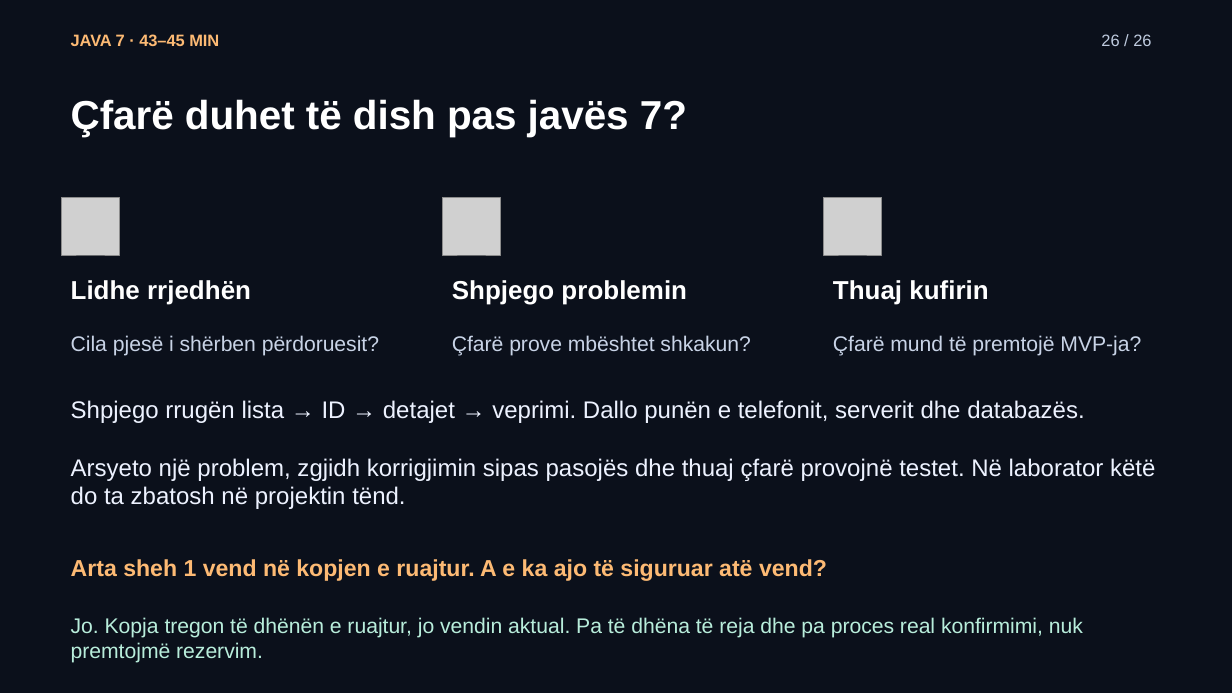
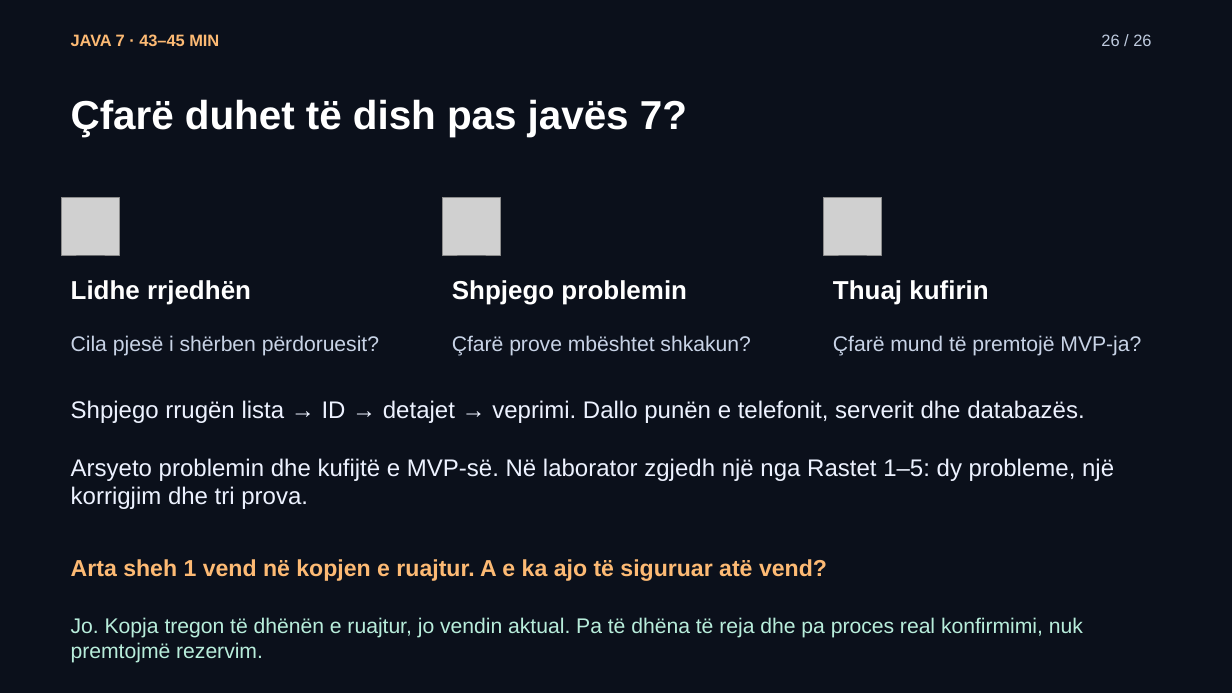
Before and after one commit to arbenl/arbenl.github.io, a slide deck: slide 26 of lendet/2026-2027/mobile/lectures/ligjerata-07-kontrolli-mvp-rideshare-2026.pptx. Drawn at 1232x693 pixels with LibreOffice and Linux fonts; fonts in the diff are those of the drawing; grey boxes stand for pictures. Boxes give left, top, right and bottom in pixels: in the first picture for what was removed or moved away, otherwise in the second. Text is boxed around its words. In the diff, an @@ line names an element or a change of style, - is before the commit and + after.

```diff
--- a/lendet/2026-2027/mobile/lectures/ligjerata-07-kontrolli-mvp-rideshare-2026.pptx
+++ b/lendet/2026-2027/mobile/lectures/ligjerata-07-kontrolli-mvp-rideshare-2026.pptx
@@ text at (x1=71, y1=458, x2=1114, y2=509): text changed @@
-Arsyeto një problem, zgjidh korrigjimin sipas pasojës dhe thuaj çfarë provojnë testet. Në laborator këtë do ta zbatosh në projektin tënd.
+Arsyeto problemin dhe kufijtë e MVP-së. Në laborator zgjedh një nga Rastet 1–5: dy probleme, një korrigjim dhe tri prova.
```
Also in this commit, not shown: 18 other slides changed, 1 slide added, 1 slide removed, 12 other files.
